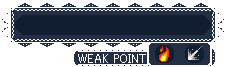
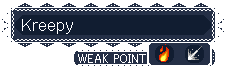
Revision of a layered 225×67 image; what changed, layer by layer:
renamed "Pasted Layer" to "Kreepy", showed it, moved it above "BG", painted on it over [22,19,73,34]
